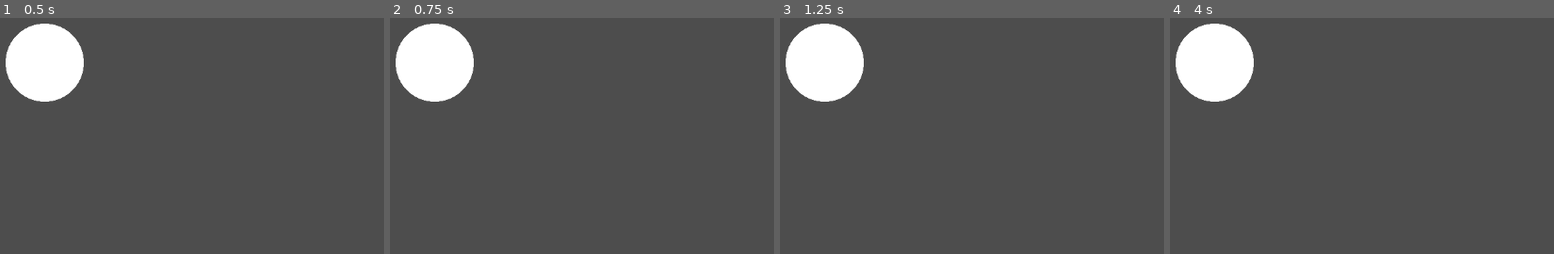
Above: before the commit, frames 1-4 (left to right).
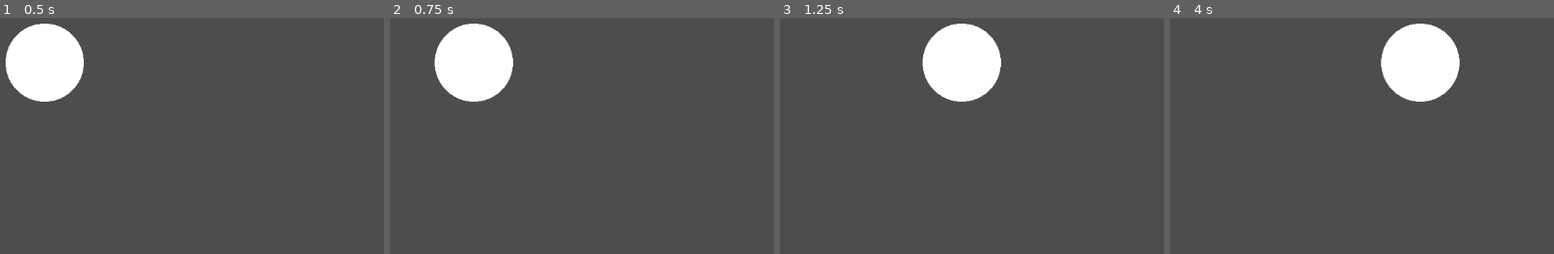
Above: after the commit, the same moments.

Repository: bubblecigar/dot
Game: Godot game, scene res://scenes/Main.tscn
Two runs of this game, one before a commit and one after it. Both use one fixed random seed, a clock stepped at 60 frames per second and the inputs below.
Inputs:
- Up to frame 1 (0.5 s): no input
- Up to frame 2 (0.75 s): tap Enter at 0.5 s; hold Right (ui_right) from 0.53 s (still down)
- Up to frame 3 (1.25 s): keep holding Right (ui_right)
- Up to frame 4 (4 s): release Right (ui_right) at 1.28 s; hold Down (ui_down) 1.28-2.03 s; hold Right (ui_right) 2.03-2.78 s; hold Up (ui_up) 2.78-3.53 s; hold Left (ui_left) from 3.53 s (still down)

Frame 1 is identical in both runs. In frame 2, 6.6% of the frame differs, in the area x 1-33%, y 2-36%; in frame 3, 11%; in frame 4, 11%, in the area x 1-76%, y 2-36%.

Commit message:
Add arrow-key movement for circle

Diff:
--- a/scripts/main.gd
+++ b/scripts/main.gd
@@ -2,16 +2,33 @@
 
 @export var radius: float = 60.0
 @export var color: Color = Color(1, 1, 1, 1)
+@export var speed: float = 300.0
+
+var circle_position: Vector2 = Vector2.ZERO
 
 func _ready() -> void:
 	var viewport := get_viewport()
 	if viewport:
 		viewport.size_changed.connect(_on_viewport_size_changed)
+	circle_position = get_viewport_rect().size * 0.5
 	queue_redraw()
 
 func _on_viewport_size_changed() -> void:
+	circle_position = _clamp_to_viewport(circle_position)
 	queue_redraw()
 
+func _process(delta: float) -> void:
+	var direction := Input.get_vector("ui_left", "ui_right", "ui_up", "ui_down")
+	if direction != Vector2.ZERO:
+		circle_position += direction * speed * delta
+		circle_position = _clamp_to_viewport(circle_position)
+		queue_redraw()
+
+func _clamp_to_viewport(pos: Vector2) -> Vector2:
+	var size := get_viewport_rect().size
+	pos.x = clampf(pos.x, radius, size.x - radius)
+	pos.y = clampf(pos.y, radius, size.y - radius)
+	return pos
+
 func _draw() -> void:
-	var center := get_viewport_rect().size * 0.5
-	draw_circle(center, radius, color)
+	draw_circle(circle_position, radius, color)
